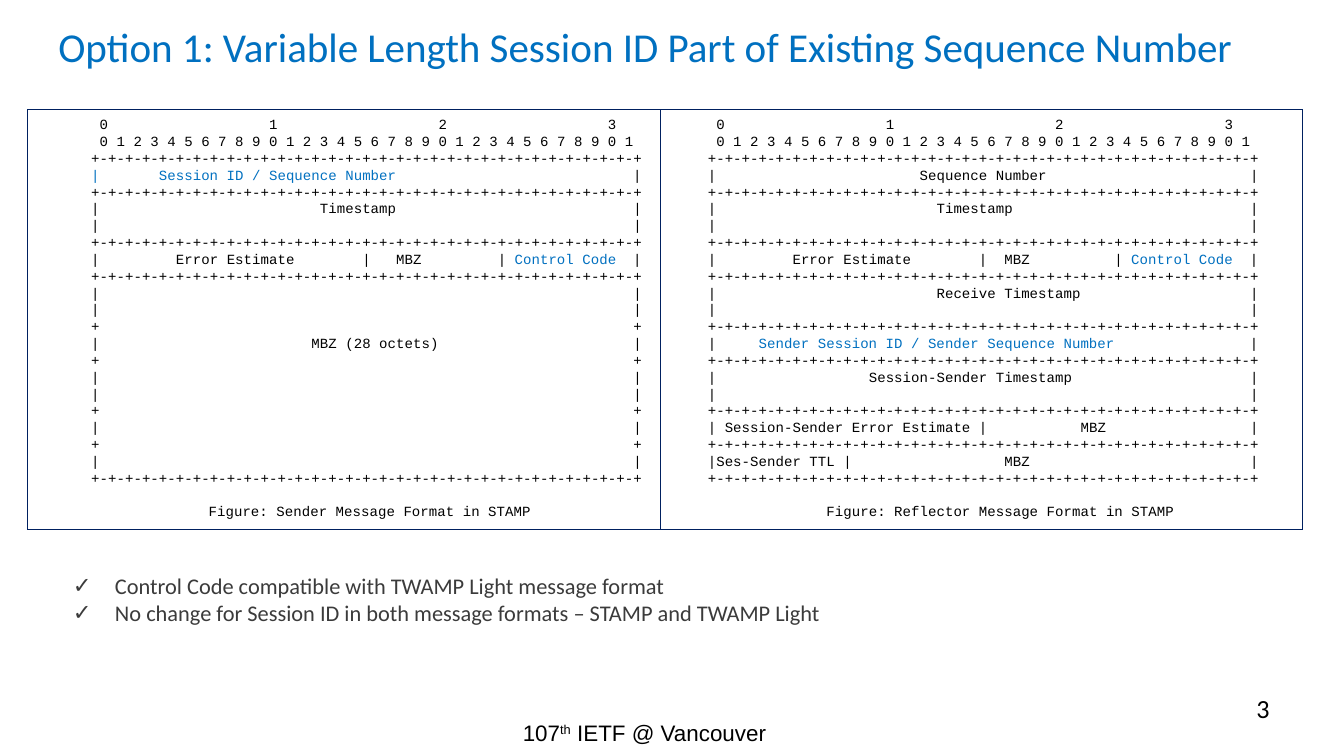
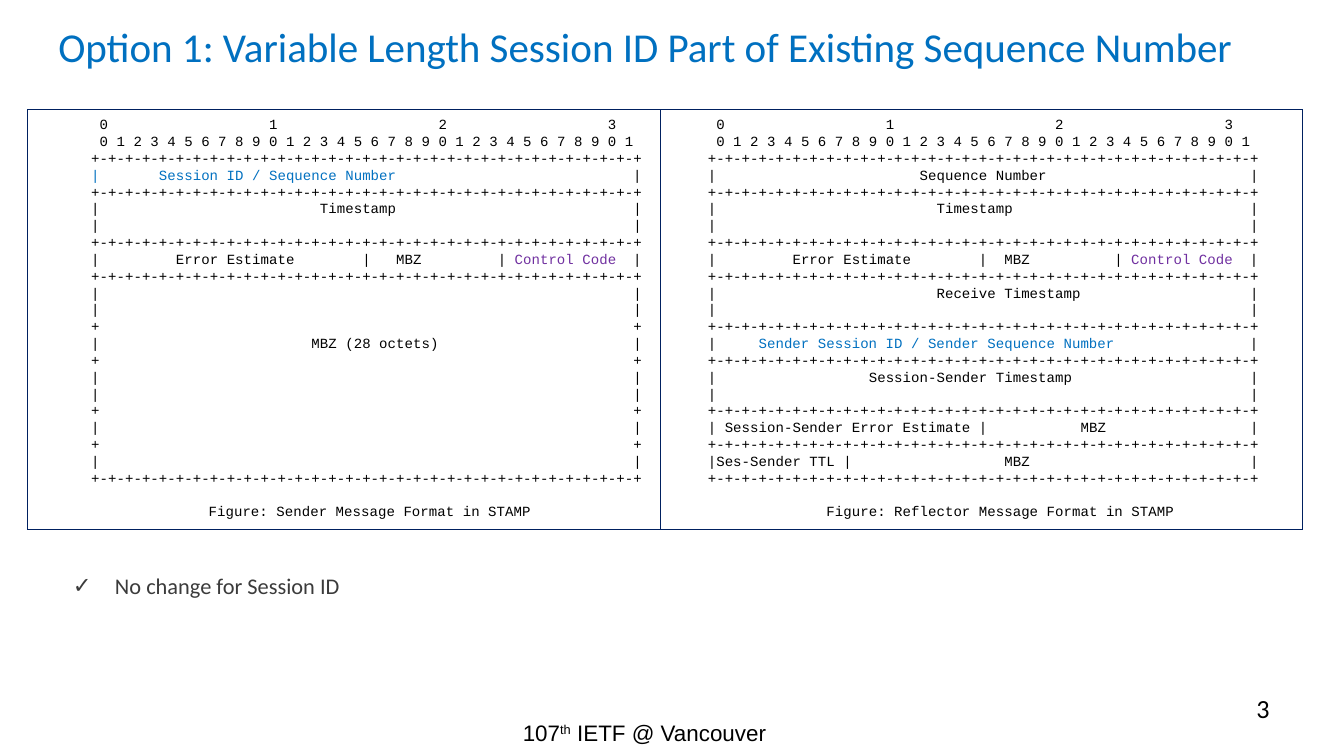
Before and after one commit to rakgandhi/ietf-public, a slide deck: slide 3 of ietf-stamp-session-id-rev1.pptx. Drawn at 1344x756 pixels with LibreOffice and Linux fonts; fonts in the diff are those of the drawing. Boxes give left, top, right and bottom in pixels: in the first picture for what was removed or moved away, otherwise in the second. Text is boxed around its words. In the diff, an @@ line names an element or a change of style, - is before the commit and + after.

```diff
--- a/ietf-stamp-session-id-rev1.pptx
+++ b/ietf-stamp-session-id-rev1.pptx
@@ text in rectangle at box(176, 254, 616, 264): text colour #0070C0 to #7030A0 in "Control Code" @@
@@ text in rectangle at box(793, 254, 1233, 264): text colour #0070C0 to #7030A0 in "Control Code" @@
@@ text at box(115, 578, 339, 598): text changed @@
-✓ Control Code compatible with TWAMP Light message format
-✓ No change for Session ID in both message formats – STAMP and TWAMP Light
+✓ No change for Session ID
```
Also in this commit, not shown: 6 other slides changed, 1 slide added, 1 other file.
